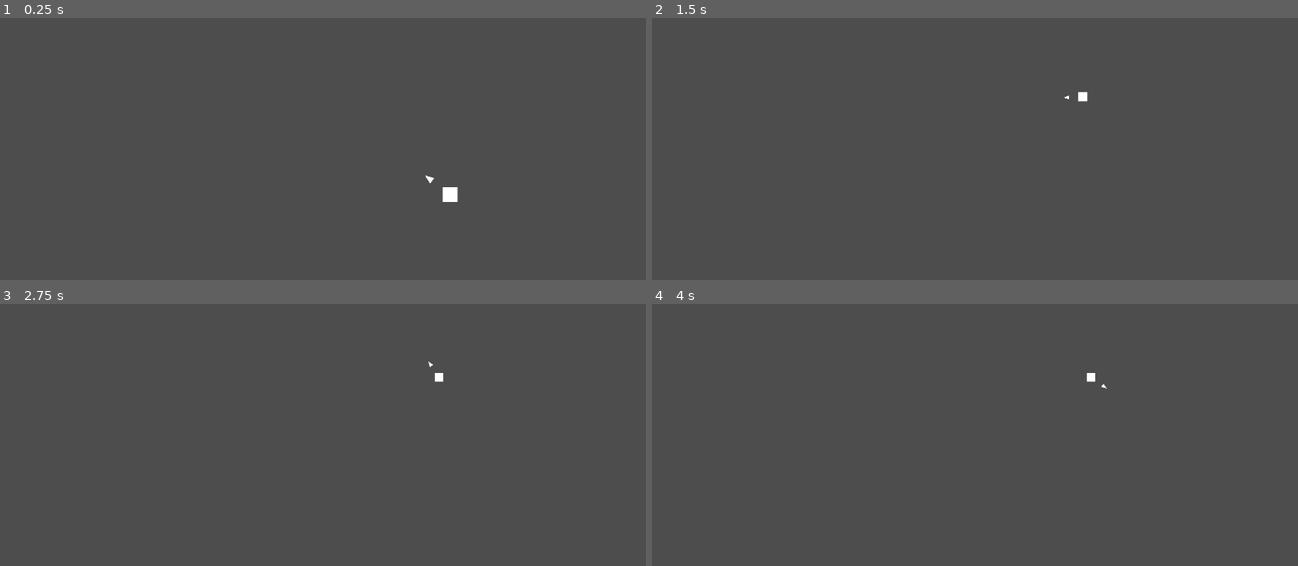
Above: before the commit, frames 1-4 (two rows, left to right).
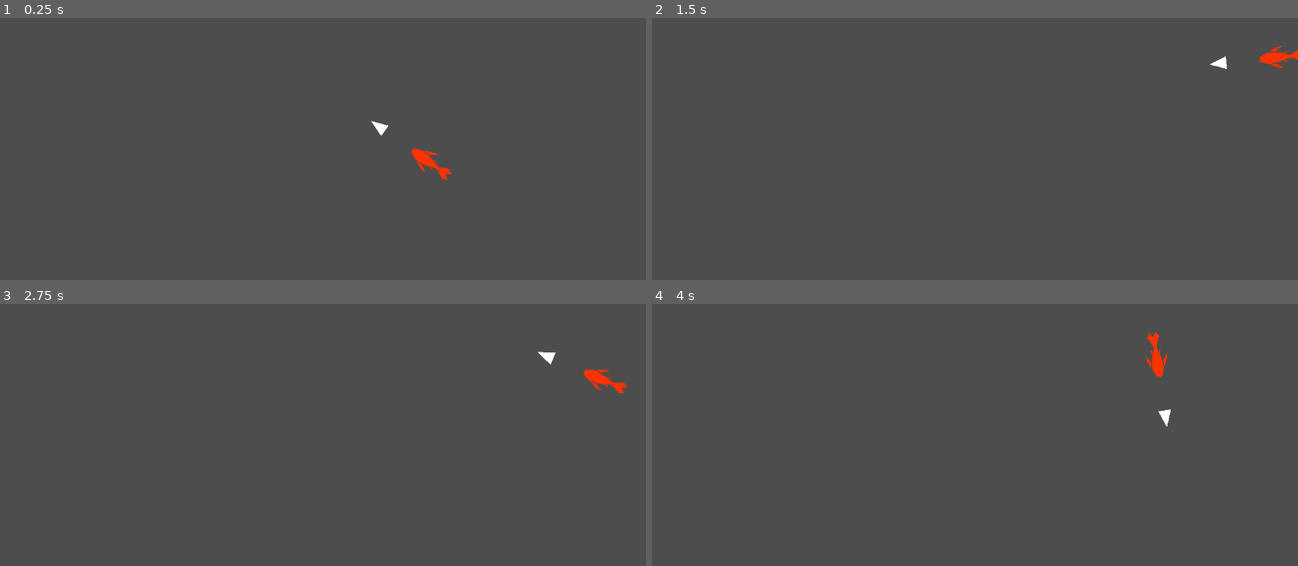
Above: after the commit, the same moments.

Repository: ojaskavathe/cascade
Game: Godot game, scene res://game.tscn
The game is run twice, just before and just after one commit, with the same random seed, the same clock (stepped at 60 frames per second) and the same inputs. The engine's default icon, where the game draws it, is replaced by a stand-in: a white triangle on a blue panel in a dark square.
Inputs (mouse positions are in pixels of both pictures, inside the frame that each line leads up to):
- Up to frame 1 (0.25 s): no input
- Up to frame 2 (1.5 s): move the mouse to (1117, 78) at 0.52 s; tap Space (jump) at 0.77 s; move the mouse to (839, 114) at 1.27 s
- Up to frame 3 (2.75 s): tap Space (jump) at 1.52 s; move the mouse to (outside the picture) at 2.02 s
- Up to frame 4 (4 s): move the mouse to (936, 455) at 2.77 s; tap Space (jump) at 3.02, 3.77 s; move the mouse to (1168, 437) at 3.52 s

The runs differ from the first frame. In frame 1, 0.5% of the frame differs, in the area x 57-71%, y 39-71%; in frame 2, 0.4%; in frame 3, 0.4%; in frame 4, 0.4%.

Commit message:
Koi model

Diff:
--- a/entity/player/camera.gd
+++ b/entity/player/camera.gd
@@ -3,9 +3,11 @@
 var camera_tween_start
 var camera_tween_end
 
-@export var shake_strength: float = 80.0
+@export var randomStrength: float = 24.0
+@export var shakeFade: float = 20.0
+
 var rng = RandomNumberGenerator.new()
-
+var shake_strength: float = 0.0
 var player_in_bash_state = false
 
 var tracking = Vector2(0, 0)
@@ -16,11 +18,17 @@
 	Signals.player_entered_bash_state.connect(_on_player_entered_bash_state)
 	Signals.player_exited_bash_state.connect(_on_player_exited_bash_state)
 
-func _process(_delta):
+func _process(delta):
 	if tracking_flag:
 		var transform_clamped = Transform2D(0, tracking)
 		set_global_transform(transform_clamped)
 		tracking_flag = false
+
+	if shake_strength > 0:
+		shake_strength = lerpf(shake_strength, 0.0, shakeFade * delta)
+		offset = randomOffset()
+
+	position_smoothing_speed = lerpf(position_smoothing_speed, 4.0, 0.5 * delta)
 
 func _on_player_moved(new_position):
 	tracking = new_position
@@ -31,19 +39,23 @@
 		camera_tween_end.kill()
 
 	var tween = get_tree().create_tween()
-	tween.tween_property(self, "zoom", Vector2(0.8, 0.8), 0.2).set_trans(Tween.TRANS_BOUNCE)
+	tween.tween_property(self, "zoom", Vector2(1.0, 1.0), 0.2).set_trans(Tween.TRANS_SINE)
 	camera_tween_start = tween
 
 func _on_player_exited_bash_state():
 	if is_instance_valid(camera_tween_start):
 		camera_tween_start.kill()
 
-	var tween = get_tree().create_tween().set_parallel()
-	tween.tween_property(self, "zoom", Vector2(0.6, 0.6), 0.2).set_trans(Tween.TRANS_BOUNCE)
-	#tween.tween_property(self, "offset", randomOffset(), 0.2).set_trans(Tween.TRANS_BOUNCE)
-	tween.set_parallel(false)
-	#tween.tween_property(self, "offset", Vector2(0, 0), 0.2).set_trans(Tween.TRANS_BOUNCE)
+	var tween = get_tree().create_tween()
+	tween.tween_property(self, "zoom", Vector2(0.75, 0.75), 0.2).set_trans(Tween.TRANS_SINE)
 	camera_tween_end = tween
+
+	position_smoothing_speed = 0
+
+	apply_shake()
+
+func apply_shake():
+	shake_strength = randomStrength
 
 func randomOffset(n = 1) -> Vector2:
 	return Vector2(rng.randf_range(-shake_strength/n, shake_strength/n), rng.randf_range(-shake_strength/n, shake_strength/n))
--- a/entity/player/camera.tscn
+++ b/entity/player/camera.tscn
@@ -3,6 +3,8 @@
 [ext_resource type="Script" path="res://entity/player/camera.gd" id="1_3i5ne"]
 
 [node name="Camera" type="Camera2D"]
+zoom = Vector2(0.75, 0.75)
+limit_smoothed = true
 position_smoothing_enabled = true
 position_smoothing_speed = 4.0
 script = ExtResource("1_3i5ne")
--- a/entity/player/player.gd
+++ b/entity/player/player.gd
@@ -12,10 +12,16 @@
 
 @onready var jump_point_detect: Area2D = $JumpPointDetect
 
+
+func _ready():
+	$PlayerModel/AnimationPlayer.play("swim")
+
+
 func _physics_process(delta):
 	var direction = get_global_transform().origin - get_global_mouse_position()
 	var angle = direction.angle() - deg_to_rad(90)
 	$Polygon2D2.set_rotation(angle)
+	$PlayerModel.set_rotation(angle)
 	move_direction = direction.normalized()
 
 	if bash_state:
--- a/entity/player/player.tscn
+++ b/entity/player/player.tscn
@@ -1,6 +1,7 @@
-[gd_scene load_steps=4 format=3 uid="uid://d0vrcis6rns5i"]
+[gd_scene load_steps=5 format=3 uid="uid://d0vrcis6rns5i"]
 
 [ext_resource type="Script" path="res://entity/player/player.gd" id="1_dtk45"]
+[ext_resource type="PackedScene" uid="uid://dqe3i08elxdql" path="res://entity/player/player_model.tscn" id="2_qx60d"]
 
 [sub_resource type="RectangleShape2D" id="RectangleShape2D_b100w"]
 size = Vector2(64, 64)
@@ -11,11 +12,6 @@
 [node name="Player" type="CharacterBody2D" groups=["player"]]
 script = ExtResource("1_dtk45")
 JUMP_VELOCITY = -1500.0
-
-[node name="Polygon2D" type="Polygon2D" parent="."]
-position = Vector2(0, -32)
-scale = Vector2(32, 32)
-polygon = PackedVector2Array(-1, 1, -1, -1, 1, -1, 1, 1)
 
 [node name="CollisionShape2D" type="CollisionShape2D" parent="."]
 position = Vector2(0, -32)
@@ -28,8 +24,12 @@
 [node name="JumpPointDetect" type="Area2D" parent="."]
 position = Vector2(0, -32)
 
-[node name="CollisionShape2D" type="CollisionShape2D" parent="JumpPointDetect"]
+[node name="CollisionShape2D2" type="CollisionShape2D" parent="JumpPointDetect"]
 shape = SubResource("CircleShape2D_4pluf")
+
+[node name="PlayerModel" parent="." instance=ExtResource("2_qx60d")]
+position = Vector2(0, -32)
+scale = Vector2(2, 2)
 
 [connection signal="area_entered" from="JumpPointDetect" to="." method="_on_jump_point_detect_area_entered"]
 [connection signal="area_exited" from="JumpPointDetect" to="." method="_on_jump_point_detect_area_exited"]
--- /dev/null
+++ b/entity/player/player_model.tscn
@@ -0,0 +1,295 @@
+[gd_scene load_steps=4 format=3 uid="uid://dqe3i08elxdql"]
+
+[sub_resource type="Animation" id="Animation_k0sig"]
+length = 0.001
+tracks/0/type = "value"
+tracks/0/imported = false
+tracks/0/enabled = true
+tracks/0/path = NodePath("Head:rotation")
+tracks/0/interp = 4
+tracks/0/loop_wrap = true
+tracks/0/keys = {
+"times": PackedFloat32Array(0),
+"transitions": PackedFloat32Array(1),
+"update": 0,
+"values": [0.0]
+}
+tracks/1/type = "value"
+tracks/1/imported = false
+tracks/1/enabled = true
+tracks/1/path = NodePath("Head/Mid:rotation")
+tracks/1/interp = 4
+tracks/1/loop_wrap = true
+tracks/1/keys = {
+"times": PackedFloat32Array(0),
+"transitions": PackedFloat32Array(1),
+"update": 0,
+"values": [0.0]
+}
+tracks/2/type = "value"
+tracks/2/imported = false
+tracks/2/enabled = true
+tracks/2/path = NodePath("Head/Mid/Tail:rotation")
+tracks/2/interp = 4
+tracks/2/loop_wrap = true
+tracks/2/keys = {
+"times": PackedFloat32Array(0),
+"transitions": PackedFloat32Array(1),
+"update": 0,
+"values": [0.0]
+}
+tracks/3/type = "value"
+tracks/3/imported = false
+tracks/3/enabled = true
+tracks/3/path = NodePath("Head/Mid/Tail/TailEnd:rotation")
+tracks/3/interp = 4
+tracks/3/loop_wrap = true
+tracks/3/keys = {
+"times": PackedFloat32Array(0),
+"transitions": PackedFloat32Array(1),
+"update": 0,
+"values": [0.0]
+}
+tracks/4/type = "value"
+tracks/4/imported = false
+tracks/4/enabled = true
+tracks/4/path = NodePath("Head/Mid/Tail/TailEnd/TailFinAttachment:rotation")
+tracks/4/interp = 4
+tracks/4/loop_wrap = true
+tracks/4/keys = {
+"times": PackedFloat32Array(0),
+"transitions": PackedFloat32Array(1),
+"update": 0,
+"values": [0.0]
+}
+tracks/5/type = "value"
+tracks/5/imported = false
+tracks/5/enabled = true
+tracks/5/path = NodePath("Head/Mid/FinL:rotation")
+tracks/5/interp = 1
+tracks/5/loop_wrap = true
+tracks/5/keys = {
+"times": PackedFloat32Array(0),
+"transitions": PackedFloat32Array(1),
+"update": 0,
+"values": [0.0]
+}
+tracks/6/type = "value"
+tracks/6/imported = false
+tracks/6/enabled = true
+tracks/6/path = NodePath("Head/Mid/FinR:rotation")
+tracks/6/interp = 1
+tracks/6/loop_wrap = true
+tracks/6/keys = {
+"times": PackedFloat32Array(0),
+"transitions": PackedFloat32Array(1),
+"update": 0,
+"values": [0.0]
+}
+tracks/7/type = "value"
+tracks/7/imported = false
+tracks/7/enabled = true
+tracks/7/path = NodePath("Head:scale")
+tracks/7/interp = 1
+tracks/7/loop_wrap = true
+tracks/7/keys = {
+"times": PackedFloat32Array(0),
+"transitions": PackedFloat32Array(1),
+"update": 0,
+"values": [Vector2(1, 1)]
+}
+tracks/8/type = "value"
+tracks/8/imported = false
+tracks/8/enabled = true
+tracks/8/path = NodePath("Head:position")
+tracks/8/interp = 1
+tracks/8/loop_wrap = true
+tracks/8/keys = {
+"times": PackedFloat32Array(0),
+"transitions": PackedFloat32Array(1),
+"update": 0,
+"values": [Vector2(0, -2)]
+}
+
+[sub_resource type="Animation" id="Animation_e3rbi"]
+resource_name = "swim"
+length = 2.0
+loop_mode = 1
+step = 0.5
+tracks/0/type = "value"
+tracks/0/imported = false
+tracks/0/enabled = true
+tracks/0/path = NodePath("Head:rotation")
+tracks/0/interp = 4
+tracks/0/loop_wrap = true
+tracks/0/keys = {
+"times": PackedFloat32Array(0.0233333, 0.5, 1, 1.5),
+"transitions": PackedFloat32Array(1, 1, 1, 1),
+"update": 0,
+"values": [0.0, 0.174533, 0.0, -0.174533]
+}
+tracks/1/type = "value"
+tracks/1/imported = false
+tracks/1/enabled = true
+tracks/1/path = NodePath("Head/Mid:rotation")
+tracks/1/interp = 4
+tracks/1/loop_wrap = true
+tracks/1/keys = {
+"times": PackedFloat32Array(0, 0.5, 1, 1.5),
+"transitions": PackedFloat32Array(1, 1, 1, 1),
+"update": 0,
+"values": [0.0, -0.10472, 0.0, 0.10472]
+}
+tracks/2/type = "value"
+tracks/2/imported = false
+tracks/2/enabled = true
+tracks/2/path = NodePath("Head/Mid/Tail:rotation")
+tracks/2/interp = 4
+tracks/2/loop_wrap = true
+tracks/2/keys = {
+"times": PackedFloat32Array(0, 0.5, 1, 1.5),
+"transitions": PackedFloat32Array(1, 1, 1, 1),
+"update": 0,
+"values": [0.0, -0.349066, 0.0, 0.349066]
+}
+tracks/3/type = "value"
+tracks/3/imported = false
+tracks/3/enabled = true
+tracks/3/path = NodePath("Head/Mid/Tail/TailEnd:rotation")
+tracks/3/interp = 4
+tracks/3/loop_wrap = true
+tracks/3/keys = {
+"times": PackedFloat32Array(0, 0.5, 1, 1.5),
+"transitions": PackedFloat32Array(1, 1, 1, 1),
+"update": 0,
+"values": [0.0, 0.279253, 0.0, -0.279253]
+}
+tracks/4/type = "value"
+tracks/4/imported = false
+tracks/4/enabled = true
+tracks/4/path = NodePath("Head/Mid/Tail/TailEnd/TailFinAttachment:rotation")
+tracks/4/interp = 4
+tracks/4/loop_wrap = true
+tracks/4/keys = {
+"times": PackedFloat32Array(0, 0.5, 1, 1.5),
+"transitions": PackedFloat32Array(1, 1, 1, 1),
+"update": 0,
+"values": [0.0, 0.279253, 0.0, -0.279253]
+}
+tracks/5/type = "value"
+tracks/5/imported = false
+tracks/5/enabled = true
+tracks/5/path = NodePath("Head/Mid/FinL:rotation")
+tracks/5/interp = 1
+tracks/5/loop_wrap = true
+tracks/5/keys = {
+"times": PackedFloat32Array(0, 0.5, 1, 1.5),
+"transitions": PackedFloat32Array(1, 1, 1, 1),
+"update": 0,
+"values": [0.0, -0.20944, 0.0, 0.20944]
+}
+tracks/6/type = "value"
+tracks/6/imported = false
+tracks/6/enabled = true
+tracks/6/path = NodePath("Head/Mid/FinR:rotation")
+tracks/6/interp = 1
+tracks/6/loop_wrap = true
+tracks/6/keys = {
+"times": PackedFloat32Array(0, 0.5, 1, 1.5),
+"transitions": PackedFloat32Array(1, 1, 1, 1),
+"update": 0,
+"values": [0.0, -0.20944, 0.0, 0.20944]
+}
+tracks/7/type = "value"
+tracks/7/imported = false
+tracks/7/enabled = true
+tracks/7/path = NodePath("Head:scale")
+tracks/7/interp = 1
+tracks/7/loop_wrap = true
+tracks/7/keys = {
+"times": PackedFloat32Array(0, 0.5, 1, 1.5),
+"transitions": PackedFloat32Array(1, 1, 1, 1),
+"update": 0,
+"values": [Vector2(1, 1), Vector2(1, 0.96), Vector2(1, 1), Vector2(1, 0.96)]
+}
+tracks/8/type = "value"
+tracks/8/imported = false
+tracks/8/enabled = true
+tracks/8/path = NodePath("Head:position")
+tracks/8/interp = 1
+tracks/8/loop_wrap = true
+tracks/8/keys = {
+"times": PackedFloat32Array(0, 0.5, 1, 1.5),
+"transitions": PackedFloat32Array(1, 1, 1, 1),
+"update": 0,
+"values": [Vector2(0, -2), Vector2(-1, -2), Vector2(0, -2), Vector2(1, -2)]
+}
+
+[sub_resource type="AnimationLibrary" id="AnimationLibrary_ppw7e"]
+_data = {
+"RESET": SubResource("Animation_k0sig"),
+"swim": SubResource("Animation_e3rbi")
+}
+
+[node name="PlayerModel" type="Node2D"]
+
+[node name="Head" type="Polygon2D" parent="."]
+position = Vector2(0, -2)
+color = Color(1, 0.2, 0, 1)
+polygon = PackedVector2Array(-3, -8, -7, 2, 7, 2, 3, -8, 0, -9)
+
+[node name="Mid" type="Polygon2D" parent="Head"]
+position = Vector2(0, 2)
+color = Color(1, 0.2, 0, 1)
+polygon = PackedVector2Array(-7, 0, -5, 14, 5, 14, 7, 0)
+
+[node name="FinL" type="Polygon2D" parent="Head/Mid"]
+position = Vector2(-5, 3)
+color = Color(1, 0.2, 0, 1)
+polygon = PackedVector2Array(-3, -2, -7, 8, -8, 14, -2, 5)
+
+[node name="FinR" type="Polygon2D" parent="Head/Mid"]
+position = Vector2(5, 3)
+scale = Vector2(-1, 1)
+color = Color(1, 0.2, 0, 1)
+polygon = PackedVector2Array(-3, -2, -7, 8, -8, 14, -2, 5)
+
+[node name="Tail" type="Polygon2D" parent="Head/Mid"]
+position = Vector2(0, 12)
+color = Color(1, 0.2, 0, 1)
+polygon = PackedVector2Array(-5, 2, -2, 11, 2, 11, 5, 2)
+
+[node name="FinL" type="Polygon2D" parent="Head/Mid/Tail"]
+position = Vector2(-2, 6)
+color = Color(1, 0.2, 0, 1)
+polygon = PackedVector2Array(-3, -2, -4, 5, -2, 2)
+
+[node name="FinR" type="Polygon2D" parent="Head/Mid/Tail"]
+position = Vector2(2, 6)
+scale = Vector2(-1, 1)
+color = Color(1, 0.2, 0, 1)
+polygon = PackedVector2Array(-3, -2, -4, 5, -2, 2)
+
+[node name="TailEnd" type="Polygon2D" parent="Head/Mid/Tail"]
+position = Vector2(0, 10)
+color = Color(1, 0.2, 0, 1)
+polygon = PackedVector2Array(-2, 1, -2, 5, 2, 5, 2, 1)
+
+[node name="TailFinAttachment" type="Node2D" parent="Head/Mid/Tail/TailEnd"]
+position = Vector2(0, 4)
+
+[node name="Polygon2D" type="Polygon2D" parent="Head/Mid/Tail/TailEnd/TailFinAttachment"]
+position = Vector2(0, 1)
+color = Color(1, 0.2, 0, 1)
+polygon = PackedVector2Array(0, 0, 2, 0, 7, 10, 4, 16, 0, 10)
+
+[node name="Polygon2D2" type="Polygon2D" parent="Head/Mid/Tail/TailEnd/TailFinAttachment"]
+position = Vector2(0, 1)
+color = Color(1, 0.2, 0, 1)
+polygon = PackedVector2Array(0, 0, -2, 0, -7, 10, -4, 16, 0, 10)
+
+[node name="AnimationPlayer" type="AnimationPlayer" parent="."]
+libraries = {
+"": SubResource("AnimationLibrary_ppw7e")
+}
+speed_scale = 4.0
--- a/game.tscn
+++ b/game.tscn
@@ -1,18 +1,12 @@
-[gd_scene load_steps=6 format=3 uid="uid://beenaw7n1s61s"]
+[gd_scene load_steps=5 format=3 uid="uid://beenaw7n1s61s"]
 
 [ext_resource type="PackedScene" uid="uid://d0vrcis6rns5i" path="res://entity/player/player.tscn" id="1_xm3l1"]
 [ext_resource type="PackedScene" uid="uid://dqa5gpiw17hjv" path="res://entity/player/camera.tscn" id="2_gli7r"]
 [ext_resource type="PackedScene" uid="uid://v743cd1td7ir" path="res://entity/object/jump_point.tscn" id="3_cx1ux"]
-[ext_resource type="Texture2D" uid="uid://7iiqobfrmtqd" path="res://icon.svg" id="3_twf4a"]
 
 [sub_resource type="WorldBoundaryShape2D" id="WorldBoundaryShape2D_iw3p7"]
 
 [node name="Game" type="Node2D"]
-
-[node name="Player" parent="." instance=ExtResource("1_xm3l1")]
-position = Vector2(610, 334)
-scale = Vector2(0.4, 0.4)
-GRAVITY = -2400.0
 
 [node name="Camera" parent="." instance=ExtResource("2_gli7r")]
 
@@ -22,42 +16,17 @@
 position = Vector2(0, 648)
 shape = SubResource("WorldBoundaryShape2D_iw3p7")
 
-[node name="Icon" type="Sprite2D" parent="."]
-position = Vector2(95, 712)
-texture = ExtResource("3_twf4a")
-
 [node name="JumpPoint" parent="." instance=ExtResource("3_cx1ux")]
 position = Vector2(602, 620)
 
 [node name="JumpPoint2" parent="." instance=ExtResource("3_cx1ux")]
-position = Vector2(407, 356)
+position = Vector2(393, 376)
 
 [node name="JumpPoint3" parent="." instance=ExtResource("3_cx1ux")]
-position = Vector2(629, 83)
+position = Vector2(748, 159)
 
 [node name="JumpPoint4" parent="." instance=ExtResource("3_cx1ux")]
-position = Vector2(398, -192)
+position = Vector2(401, -19)
 
-[node name="JumpPoint" parent="JumpPoint4" instance=ExtResource("3_cx1ux")]
-position = Vector2(668, 756)
-
-[node name="JumpPoint2" parent="JumpPoint4" instance=ExtResource("3_cx1ux")]
-position = Vector2(473, 492)
-
-[node name="JumpPoint3" parent="JumpPoint4" instance=ExtResource("3_cx1ux")]
-position = Vector2(695, 219)
-
-[node name="JumpPoint4" parent="JumpPoint4" instance=ExtResource("3_cx1ux")]
-position = Vector2(464, -56)
-
-[node name="JumpPoint" parent="JumpPoint4/JumpPoint4" instance=ExtResource("3_cx1ux")]
-position = Vector2(-668, 877)
-
-[node name="JumpPoint2" parent="JumpPoint4/JumpPoint4" instance=ExtResource("3_cx1ux")]
-position = Vector2(-863, 613)
-
-[node name="JumpPoint3" parent="JumpPoint4/JumpPoint4" instance=ExtResource("3_cx1ux")]
-position = Vector2(-641, 340)
-
-[node name="JumpPoint4" parent="JumpPoint4/JumpPoint4" instance=ExtResource("3_cx1ux")]
-position = Vector2(-872, 65)
+[node name="Player" parent="." instance=ExtResource("1_xm3l1")]
+position = Vector2(626, 387)
